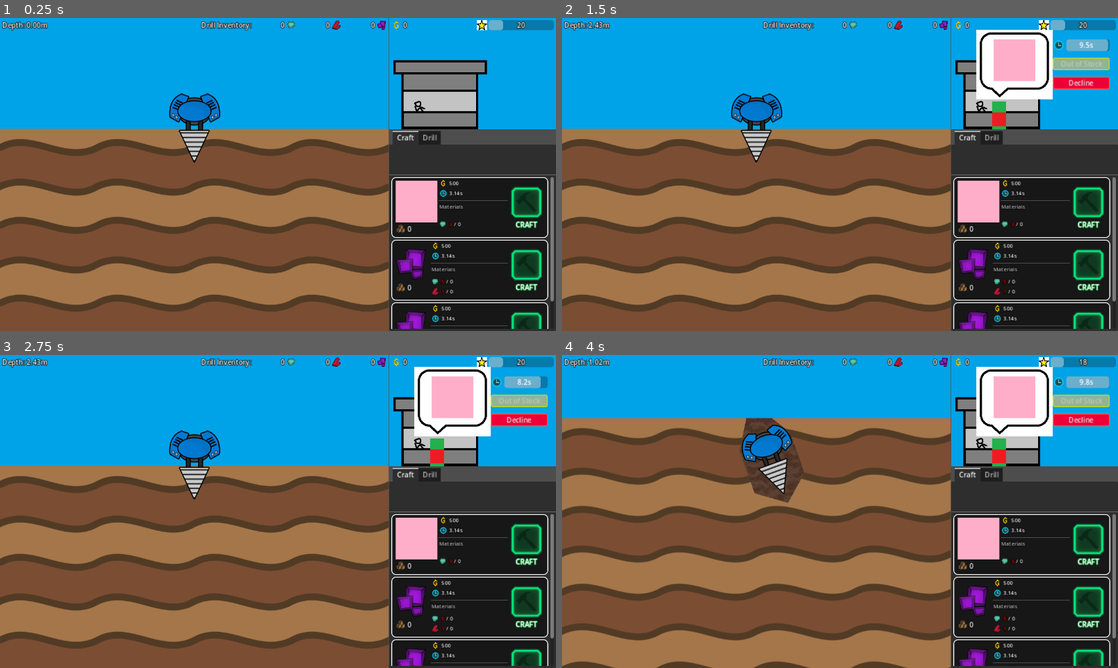
Above: before the commit, frames 1-4 (two rows, left to right).
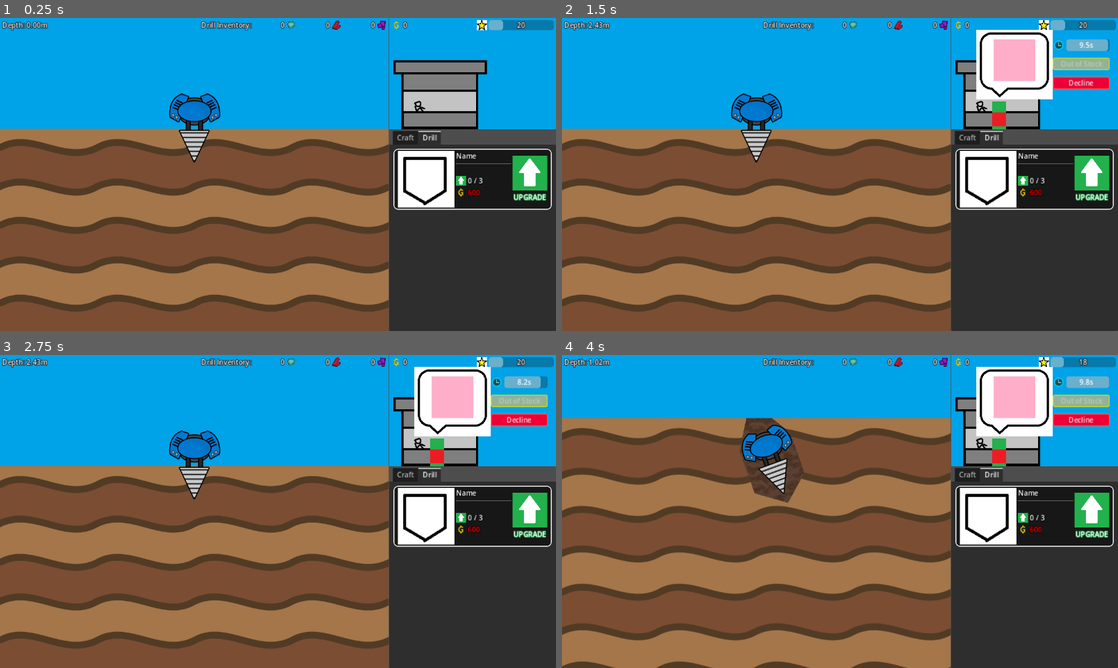
Above: after the commit, the same moments.

Repository: aNotSoCleverName/mechanicore
Game: Godot game, scene res://Main.tscn
The game is run twice, just before and just after one commit, with the same random seed, the same clock (stepped at 60 frames per second) and the same inputs.
Inputs:
- Up to frame 1 (0.25 s): no input
- Up to frame 2 (1.5 s): tap Enter (ui_accept) at 0.5, 0.77 s; hold Right (ui_right) 0.53-1.28 s; tap R at 0.6, 1.35 s; hold Left (ui_left) from 1.28 s (still down)
- Up to frame 3 (2.75 s): tap Enter (ui_accept) at 1.52 s; release Left (ui_left) at 2.03 s; hold Right (ui_right) from 2.03 s (still down); tap R at 2.1 s
- Up to frame 4 (4 s): release Right (ui_right) at 2.75 s; click "Decline" at 2.75 s; tap Enter (ui_accept) at 3.5, 3.77 s; hold Right (ui_right) from 3.53 s (still down); tap R at 3.6 s

The runs differ from the first frame. In frame 1, 7.0% of the frame differs, in the area x 70-100%, y 36-100%; in frame 2, 7.0%; in frame 3, 7.0%; in frame 4, 7.0%.

Commit message:
Implemented upgrade system that currently doesn't upgrade the drill, but spends the money correctly

Diff:
--- a/Base/Base.gd
+++ b/Base/Base.gd
@@ -15,7 +15,12 @@
 # Key = craftItem, value = amount
 var craftItems: Dictionary = { };
 
-var money: int = 0;
+var money: int = 0:
+	get:
+		return money;
+	set(inValue):
+		money = inValue;
+		SignalBus_Base.update_inventory_money.emit(money);
 
 func _on_tree_entered() -> void:
 	SignalBus_EndlessRun.drill_change_dock.connect(
@@ -45,8 +50,11 @@
 		func (inCraftItem: CraftItem):
 			self.craftItems[inCraftItem] -= 1;
 			self.money += inCraftItem.price;
+	)
 
-			SignalBus_Base.update_inventory_money.emit(self.money);
+	SignalBus_Base.upgrade_drill.connect(
+		func (inPrice: int):
+			self.money -= inPrice;
 	)
 
 func _ready() -> void:
--- a/Base/Base.tscn
+++ b/Base/Base.tscn
@@ -14,6 +14,8 @@
 [ext_resource type="Texture2D" uid="uid://bripmml1nnira" path="res://Endless Run/Ores/Ore3.png" id="5_ju8iy"]
 [ext_resource type="Script" path="res://Base/Shop/Reputation.gd" id="6_jwxte"]
 [ext_resource type="Texture2D" uid="uid://ues24mh5krya" path="res://Base/Shop/Reputation.png" id="7_6bvwc"]
+[ext_resource type="PackedScene" uid="uid://ca7dxk7h7lqt" path="res://Base/Menu/Drill/Drill Upgrade Node/Drill Upgrade Node.tscn" id="15_1nhla"]
+[ext_resource type="Resource" uid="uid://6vfi5b45quru" path="res://Base/Menu/Drill/Resource/Drill Upgrade.tres" id="16_qfilx"]
 
 [sub_resource type="Resource" id="Resource_hecib"]
 script = ExtResource("2_36thw")
@@ -127,9 +129,11 @@
 [node name="Menu" type="TabContainer" parent="."]
 layout_mode = 2
 size_flags_vertical = 3
-current_tab = 0
+current_tab = 1
+tab_focus_mode = 0
 
 [node name="Craft" type="VBoxContainer" parent="Menu"]
+visible = false
 layout_mode = 2
 metadata/_tab_index = 0
 
@@ -189,9 +193,31 @@
 craftItem = SubResource("Resource_hecib")
 
 [node name="Drill" type="VBoxContainer" parent="Menu"]
-visible = false
 layout_mode = 2
 metadata/_tab_index = 1
+
+[node name="MarginContainer" type="MarginContainer" parent="Menu/Drill"]
+layout_mode = 2
+size_flags_vertical = 3
+theme_override_constants/margin_left = 5
+theme_override_constants/margin_top = 5
+theme_override_constants/margin_right = 5
+theme_override_constants/margin_bottom = 5
+
+[node name="ScrollContainer" type="ScrollContainer" parent="Menu/Drill/MarginContainer"]
+layout_mode = 2
+
+[node name="MarginContainer" type="MarginContainer" parent="Menu/Drill/MarginContainer/ScrollContainer"]
+layout_mode = 2
+size_flags_horizontal = 3
+theme_override_constants/margin_left = 5
+theme_override_constants/margin_top = 5
+theme_override_constants/margin_right = 5
+theme_override_constants/margin_bottom = 5
+
+[node name="DrillUpgrade" parent="Menu/Drill/MarginContainer/ScrollContainer/MarginContainer" instance=ExtResource("15_1nhla")]
+layout_mode = 2
+drillUpgrade = ExtResource("16_qfilx")
 
 [connection signal="tree_entered" from="." to="." method="_on_tree_entered"]
 [connection signal="tree_entered" from="Shop/Shop/Top Bar/HBoxContainer/Money/Label" to="Shop/Shop/Top Bar/HBoxContainer/Money/Label" method="_on_tree_entered"]
--- a/Base/Menu/Craft/Craft Item/Craft Item Node.tscn
+++ b/Base/Menu/Craft/Craft Item/Craft Item Node.tscn
@@ -14,6 +14,7 @@
 [ext_resource type="Texture2D" uid="uid://bripmml1nnira" path="res://Endless Run/Ores/Ore3.png" id="7_flb3l"]
 [ext_resource type="Texture2D" uid="uid://by6jv4i7kl48d" path="res://Base/Menu/Craft/Craft Item/Craft.png" id="8_kdpct"]
 [ext_resource type="Texture2D" uid="uid://cbkgfu5vs62df" path="res://Base/Menu/Craft/Craft Item/Craft Disabled.png" id="14_0lsng"]
+[ext_resource type="LabelSettings" uid="uid://c6li64bqsr42t" path="res://Base/Menu/Label Style - Neon.tres" id="15_43xx5"]
 
 [sub_resource type="LabelSettings" id="LabelSettings_ocgbb"]
 font_size = 12
@@ -25,10 +26,6 @@
 font_color = Color(0.733005, 0.733005, 0.733005, 1)
 outline_size = 5
 outline_color = Color(0, 0, 0, 1)
-
-[sub_resource type="LabelSettings" id="LabelSettings_adn48"]
-outline_size = 5
-outline_color = Color(0.133333, 0.694118, 0.298039, 1)
 
 [node name="Craft Item" type="Panel"]
 custom_minimum_size = Vector2(0, 140)
@@ -162,7 +159,7 @@
 [node name="Label" type="Label" parent="MarginContainer/HBoxContainer/Craft"]
 layout_mode = 2
 text = "CRAFT"
-label_settings = SubResource("LabelSettings_adn48")
+label_settings = ExtResource("15_43xx5")
 horizontal_alignment = 1
 
 [connection signal="tree_entered" from="." to="." method="_on_tree_entered"]
--- /dev/null
+++ b/Base/Menu/Drill/Drill Upgrade Node/Drill Upgrade Node.gd
@@ -0,0 +1,58 @@
+extends PanelContainer
+class_name DrillUpgradeNode
+
+@export var drillUpgrade: DrillUpgrade;
+
+@onready var nameLabel: Label = $MarginContainer/HBoxContainer/VBoxContainer/Name;
+
+@onready var levelLabel: Label = $MarginContainer/HBoxContainer/VBoxContainer/Details/Level/Label;
+
+@onready var priceLabel: Label = $MarginContainer/HBoxContainer/VBoxContainer/Details/Price/Label;
+var price: int = 0;
+
+@onready var upgradeButton: TextureButton = $"MarginContainer/HBoxContainer/Upgrade/Upgrade Button";
+
+func _UpdateAffordablityUi(inCanAfford: bool) -> void:
+	self.upgradeButton.disabled = !inCanAfford;
+	if (inCanAfford):
+		self.upgradeButton.mouse_default_cursor_shape = Control.CURSOR_POINTING_HAND;
+		self.priceLabel.self_modulate = Color.WHITE;
+	else:
+		self.upgradeButton.mouse_default_cursor_shape = Control.CURSOR_FORBIDDEN;
+		self.priceLabel.self_modulate = Color.RED;
+
+func _ready():
+	assert(
+		self.drillUpgrade != null,
+		"drillUpgrade must not be null"
+	);
+	assert(
+		self.drillUpgrade.prices.size() == self.drillUpgrade.maxLevel,
+		"drillUpgrade.prices size must be equal to max level"
+	);
+
+	self.nameLabel.text = self.drillUpgrade.name;
+	self.price = self.drillUpgrade.prices[0];
+	self.priceLabel.text = str(self.price);
+
+	SignalBus_Base.update_inventory_money.connect(
+		func (inMoney: int):
+			self._UpdateAffordablityUi(inMoney >= self.price);
+	)
+
+func _on_upgrade_button_pressed():
+	var currentPrice: int = self.price;
+
+	self.drillUpgrade.level += 1;
+	self.levelLabel.text = str(self.drillUpgrade.level);
+
+	#TODO: Call upgrade function
+
+	if (self.drillUpgrade.level >= self.drillUpgrade.maxLevel):
+		self.priceLabel.visible = false;
+		self.upgradeButton.get_parent().visible = false;
+	else:
+		self.price = self.drillUpgrade.prices[self.drillUpgrade.level];
+		self.priceLabel.text = str(self.price);
+
+	SignalBus_Base.upgrade_drill.emit(currentPrice);
--- /dev/null
+++ b/Base/Menu/Drill/Drill Upgrade Node/Drill Upgrade Node.tscn
@@ -0,0 +1,111 @@
+[gd_scene load_steps=9 format=3 uid="uid://ca7dxk7h7lqt"]
+
+[ext_resource type="Script" path="res://Base/Menu/Drill/Drill Upgrade Node/Drill Upgrade Node.gd" id="1_7y1eg"]
+[ext_resource type="StyleBox" uid="uid://d2kigmst2mqxx" path="res://Base/Menu/Craft/Panel.tres" id="1_m0d65"]
+[ext_resource type="Texture2D" uid="uid://ijln68w0typ1" path="res://Base/Menu/Drill/Drill Upgrade Node/Upgrade - Placeholder.png" id="2_s1t0m"]
+[ext_resource type="Texture2D" uid="uid://dwn1v2brn8bhp" path="res://Base/Menu/Drill/Drill Upgrade Node/Upgrade.png" id="3_f02wx"]
+[ext_resource type="Texture2D" uid="uid://bptr6byvokmow" path="res://Base/Money.png" id="3_iedpl"]
+[ext_resource type="LabelSettings" uid="uid://c6li64bqsr42t" path="res://Base/Menu/Label Style - Neon.tres" id="3_lq66d"]
+[ext_resource type="LabelSettings" uid="uid://ij0ls7r7u6aq" path="res://Simple Label.tres" id="4_y1nxe"]
+
+[sub_resource type="StyleBoxEmpty" id="StyleBoxEmpty_mehxf"]
+
+[node name="Drill Upgrade Node" type="PanelContainer"]
+custom_minimum_size = Vector2(0, 140)
+anchors_preset = 10
+anchor_right = 1.0
+grow_horizontal = 2
+theme_override_styles/panel = SubResource("StyleBoxEmpty_mehxf")
+script = ExtResource("1_7y1eg")
+
+[node name="Panel" type="Panel" parent="."]
+layout_mode = 2
+theme_override_styles/panel = ExtResource("1_m0d65")
+
+[node name="MarginContainer" type="MarginContainer" parent="."]
+layout_mode = 2
+theme_override_constants/margin_left = 10
+theme_override_constants/margin_top = 5
+theme_override_constants/margin_right = 10
+theme_override_constants/margin_bottom = 5
+
+[node name="HBoxContainer" type="HBoxContainer" parent="MarginContainer"]
+layout_mode = 2
+
+[node name="TextureRect" type="TextureRect" parent="MarginContainer/HBoxContainer"]
+layout_mode = 2
+texture = ExtResource("2_s1t0m")
+expand_mode = 2
+
+[node name="VBoxContainer" type="VBoxContainer" parent="MarginContainer/HBoxContainer"]
+layout_mode = 2
+size_flags_horizontal = 3
+
+[node name="Name" type="Label" parent="MarginContainer/HBoxContainer/VBoxContainer"]
+layout_mode = 2
+text = "Name"
+label_settings = ExtResource("4_y1nxe")
+
+[node name="HSeparator" type="HSeparator" parent="MarginContainer/HBoxContainer/VBoxContainer"]
+layout_mode = 2
+
+[node name="Details" type="VBoxContainer" parent="MarginContainer/HBoxContainer/VBoxContainer"]
+layout_mode = 2
+size_flags_vertical = 6
+
+[node name="Level" type="HBoxContainer" parent="MarginContainer/HBoxContainer/VBoxContainer/Details"]
+layout_mode = 2
+
+[node name="TextureRect" type="TextureRect" parent="MarginContainer/HBoxContainer/VBoxContainer/Details/Level"]
+layout_mode = 2
+texture = ExtResource("3_f02wx")
+expand_mode = 2
+
+[node name="Label" type="Label" parent="MarginContainer/HBoxContainer/VBoxContainer/Details/Level"]
+layout_mode = 2
+text = "0"
+label_settings = ExtResource("4_y1nxe")
+
+[node name="Label2" type="Label" parent="MarginContainer/HBoxContainer/VBoxContainer/Details/Level"]
+layout_mode = 2
+text = "/"
+label_settings = ExtResource("4_y1nxe")
+
+[node name="Label3" type="Label" parent="MarginContainer/HBoxContainer/VBoxContainer/Details/Level"]
+layout_mode = 2
+text = "3"
+label_settings = ExtResource("4_y1nxe")
+
+[node name="Price" type="HBoxContainer" parent="MarginContainer/HBoxContainer/VBoxContainer/Details"]
+layout_mode = 2
+size_flags_vertical = 4
+
+[node name="TextureRect" type="TextureRect" parent="MarginContainer/HBoxContainer/VBoxContainer/Details/Price"]
+layout_mode = 2
+texture = ExtResource("3_iedpl")
+expand_mode = 2
+
+[node name="Label" type="Label" parent="MarginContainer/HBoxContainer/VBoxContainer/Details/Price"]
+self_modulate = Color(1, 0, 0, 1)
+layout_mode = 2
+text = "500"
+label_settings = ExtResource("4_y1nxe")
+
+[node name="Upgrade" type="VBoxContainer" parent="MarginContainer/HBoxContainer"]
+layout_mode = 2
+size_flags_vertical = 4
+alignment = 1
+
+[node name="Upgrade Button" type="TextureButton" parent="MarginContainer/HBoxContainer/Upgrade"]
+layout_mode = 2
+mouse_default_cursor_shape = 8
+disabled = true
+texture_normal = ExtResource("3_f02wx")
+
+[node name="Label" type="Label" parent="MarginContainer/HBoxContainer/Upgrade"]
+layout_mode = 2
+text = "UPGRADE"
+label_settings = ExtResource("3_lq66d")
+horizontal_alignment = 1
+
+[connection signal="pressed" from="MarginContainer/HBoxContainer/Upgrade/Upgrade Button" to="." method="_on_upgrade_button_pressed"]
--- /dev/null
+++ b/Base/Menu/Drill/Drill Upgrade.gd
@@ -0,0 +1,10 @@
+extends Resource
+class_name DrillUpgrade
+
+@export var icon: Texture2D;
+@export var name: String = "Name";
+
+var level: int = 0;
+@export var maxLevel: int = 3;
+
+@export var prices: Array[int] = [0, 0, 0]; # Size must be = maxLevel
--- /dev/null
+++ b/Base/Menu/Drill/Resource/Drill Upgrade.tres
@@ -0,0 +1,11 @@
+[gd_resource type="Resource" script_class="DrillUpgrade" load_steps=3 format=3 uid="uid://6vfi5b45quru"]
+
+[ext_resource type="Texture2D" uid="uid://ijln68w0typ1" path="res://Base/Menu/Drill/Drill Upgrade Node/Upgrade - Placeholder.png" id="1_nloc6"]
+[ext_resource type="Script" path="res://Base/Menu/Drill/Drill Upgrade.gd" id="2_44140"]
+
+[resource]
+script = ExtResource("2_44140")
+icon = ExtResource("1_nloc6")
+name = "Name"
+maxLevel = 3
+prices = Array[int]([600, 200, 300])
--- /dev/null
+++ b/Base/Menu/Label Style - Neon.tres
@@ -0,0 +1,5 @@
+[gd_resource type="LabelSettings" format=3 uid="uid://c6li64bqsr42t"]
+
+[resource]
+outline_size = 5
+outline_color = Color(0.133333, 0.694118, 0.298039, 1)
--- a/Global Script/Signal Bus - Base.gd
+++ b/Global Script/Signal Bus - Base.gd
@@ -20,9 +20,11 @@
 signal shop_decline();
 @warning_ignore("unused_signal")
 signal shop_leave_angry();
-
 @warning_ignore("unused_signal")
 signal shop_queue_empty();
 
 @warning_ignore("unused_signal")
+signal upgrade_drill(inPrice: int);
+
+@warning_ignore("unused_signal")
 signal game_over();
Not shown: 1 places in Base/Base.tscn that only renumber resources
Binary file added: Base/Menu/Drill/Drill Upgrade Node/Upgrade - Placeholder.png
Not shown, added: Base/Menu/Drill/Drill Upgrade Node/Upgrade - Placeholder.png.import
Binary file added: Base/Menu/Drill/Drill Upgrade Node/Upgrade.png
Not shown, added: Base/Menu/Drill/Drill Upgrade Node/Upgrade.png.import
